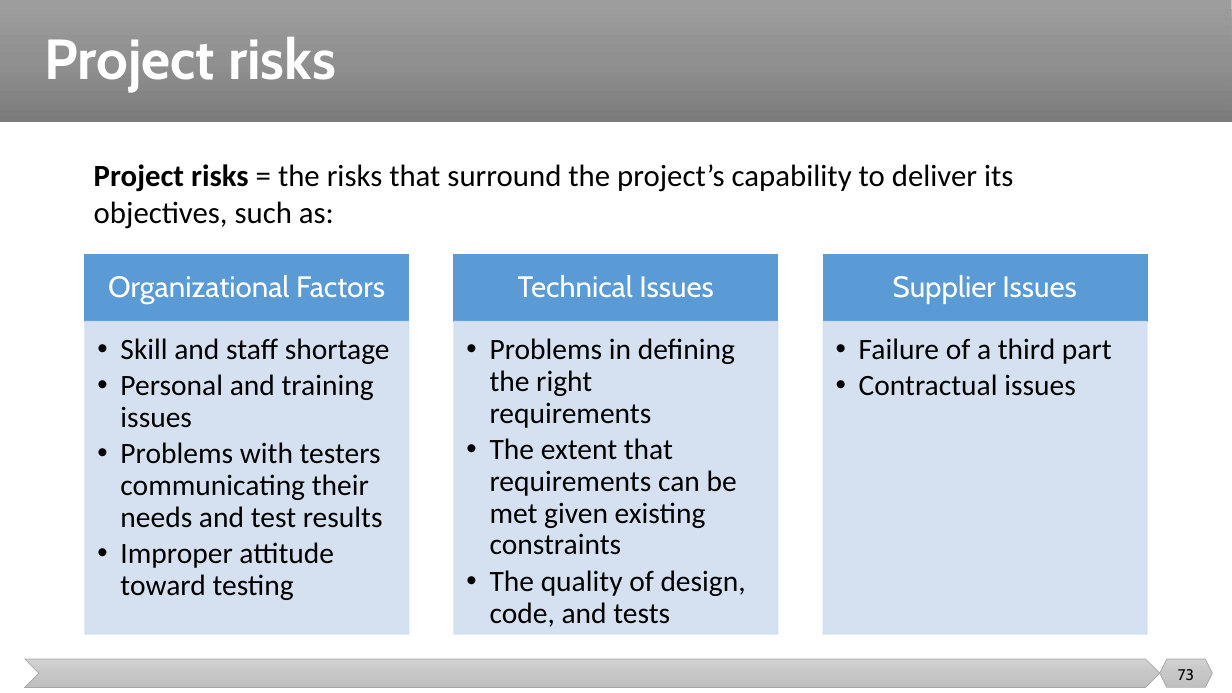
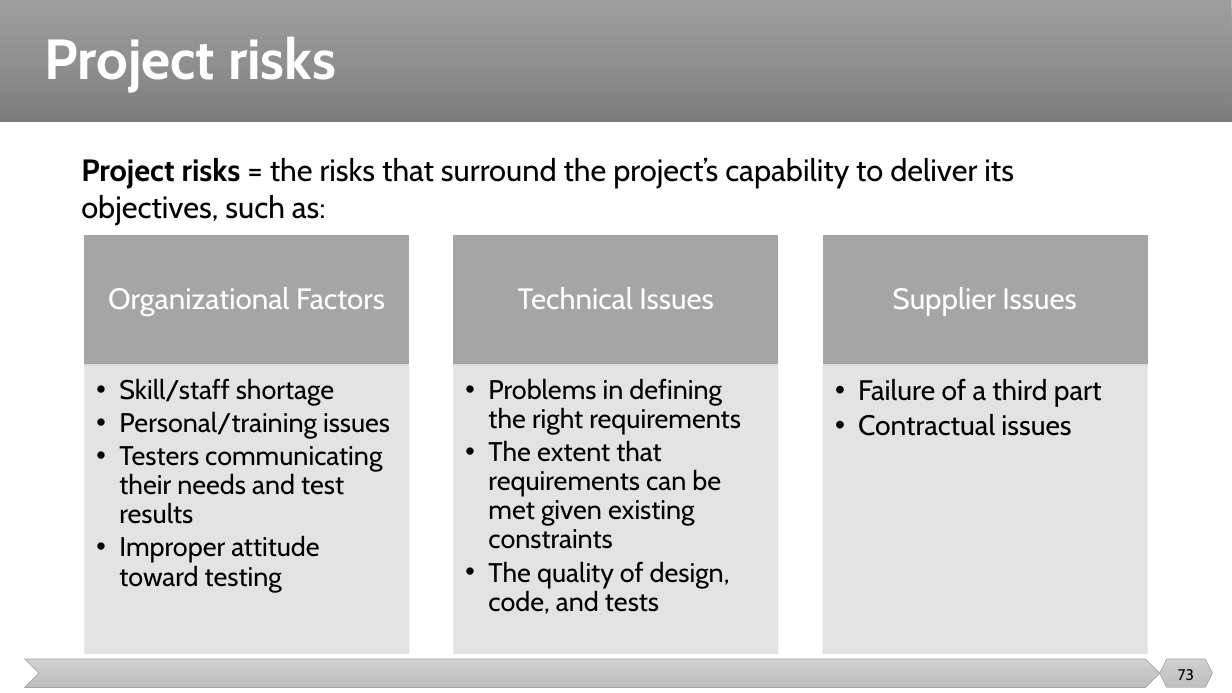
Before and after one commit to malenezi/malenezi, a slide deck: slide 73 of SE401/Lectures/5-Test Management/Test Management.pptx. Drawn at 1232x693 pixels with LibreOffice and Linux fonts; fonts in the diff are those of the drawing. Boxes give left, top, right and bottom in pixels: in the first picture for what was removed or moved away, otherwise in the second. Text is boxed around its words. In the diff, an @@ line names an element or a change of style, - is before the commit and + after.

```diff
--- a/SE401/Lectures/5-Test Management/Test Management.pptx
+++ b/SE401/Lectures/5-Test Management/Test Management.pptx
@@ text "Project risks = the risks ...": place and size @@
-text "Project risks = the risks ..." at bbox=[94, 164, 1013, 229]
+text "Project risks = the risks ..." at bbox=[81, 158, 1014, 225]
@@ text "Project risks = the risks ..." at bbox=[81, 158, 1014, 225]: font Calibri to Cabin @@
@@ text "Organizational Factors": place and size @@
-text "Organizational Factors" at bbox=[108, 275, 385, 304]
+text "Organizational Factors" at bbox=[108, 287, 385, 316]
@@ rectangle: place and size @@
-rectangle at bbox=[85, 254, 409, 321]
+rectangle at bbox=[85, 236, 409, 365]
@@ text "Technical Issues": place and size @@
-text "Technical Issues" at bbox=[518, 275, 713, 298]
+text "Technical Issues" at bbox=[518, 287, 713, 309]
@@ rectangle: place and size @@
-rectangle at bbox=[454, 254, 777, 321]
+rectangle at bbox=[454, 236, 777, 365]
@@ text "Supplier Issues": place and size @@
-text "Supplier Issues" at bbox=[893, 275, 1076, 304]
+text "Supplier Issues" at bbox=[893, 287, 1076, 316]
@@ fill #5B9BD5 to #A5A5A5; outline #5B9BD5 1 pt to #A5A5A5 1 pt in 3 elements at bbox=[85, 236, 409, 365], bbox=[454, 236, 777, 365], bbox=[823, 236, 1147, 365] @@
@@ rectangle: place and size @@
-rectangle at bbox=[823, 254, 1147, 321]
+rectangle at bbox=[823, 236, 1147, 365]
@@ text "Skill/staff shortage": place and size @@
-text "Skill/staff shortage" at bbox=[120, 338, 390, 600]
+text "Skill/staff shortage" at bbox=[119, 378, 390, 592]
@@ rectangle: place and size @@
-rectangle at bbox=[85, 322, 409, 634]
+rectangle at bbox=[85, 365, 409, 653]
@@ text at bbox=[119, 378, 390, 524]: text changed; size 23 to 21 pt; font Calibri to Cabin @@
-  •• Skill and staff shortage
-  •• Personal and training issues
-  •• Problems with testers communicating their needs and test results
+  •• Skill/staff shortage
+  •• Personal/training issues
+  •• Testers communicating their needs and test results
@@ text "Problems in defining the right ...": place and size @@
-text "Problems in defining the right ..." at bbox=[490, 338, 746, 627]
+text "Problems in defining the right ..." at bbox=[488, 378, 741, 614]
@@ text "Problems in defining the right ..." at bbox=[488, 378, 741, 614]: size 23 to 21 pt, font Calibri to Cabin @@
@@ rectangle: place and size @@
-rectangle at bbox=[454, 322, 777, 634]
+rectangle at bbox=[454, 365, 777, 653]
@@ text "Failure of a third part": place and size @@
-text "Failure of a third part" at bbox=[859, 338, 1112, 396]
+text "Failure of a third part" at bbox=[858, 379, 1102, 436]
@@ text "Failure of a third part" at bbox=[858, 379, 1102, 436]: size 23 to 22 pt, font Calibri to Cabin @@
@@ fill #D2DEEF at 90% opacity to #E1E1E1 at 90% opacity; outline #D2DEEF 1 pt to #E1E1E1 1 pt in 3 elements at bbox=[85, 365, 409, 653], bbox=[454, 365, 777, 653], bbox=[823, 365, 1147, 653] @@
@@ rectangle: place and size @@
-rectangle at bbox=[823, 322, 1147, 634]
+rectangle at bbox=[823, 365, 1147, 653]
@@ text at bbox=[119, 535, 319, 592]: size 23 to 21 pt, font Calibri to Cabin in "Improper attitude toward testing" @@
```
Also in this commit, not shown: 2 other slides changed.
